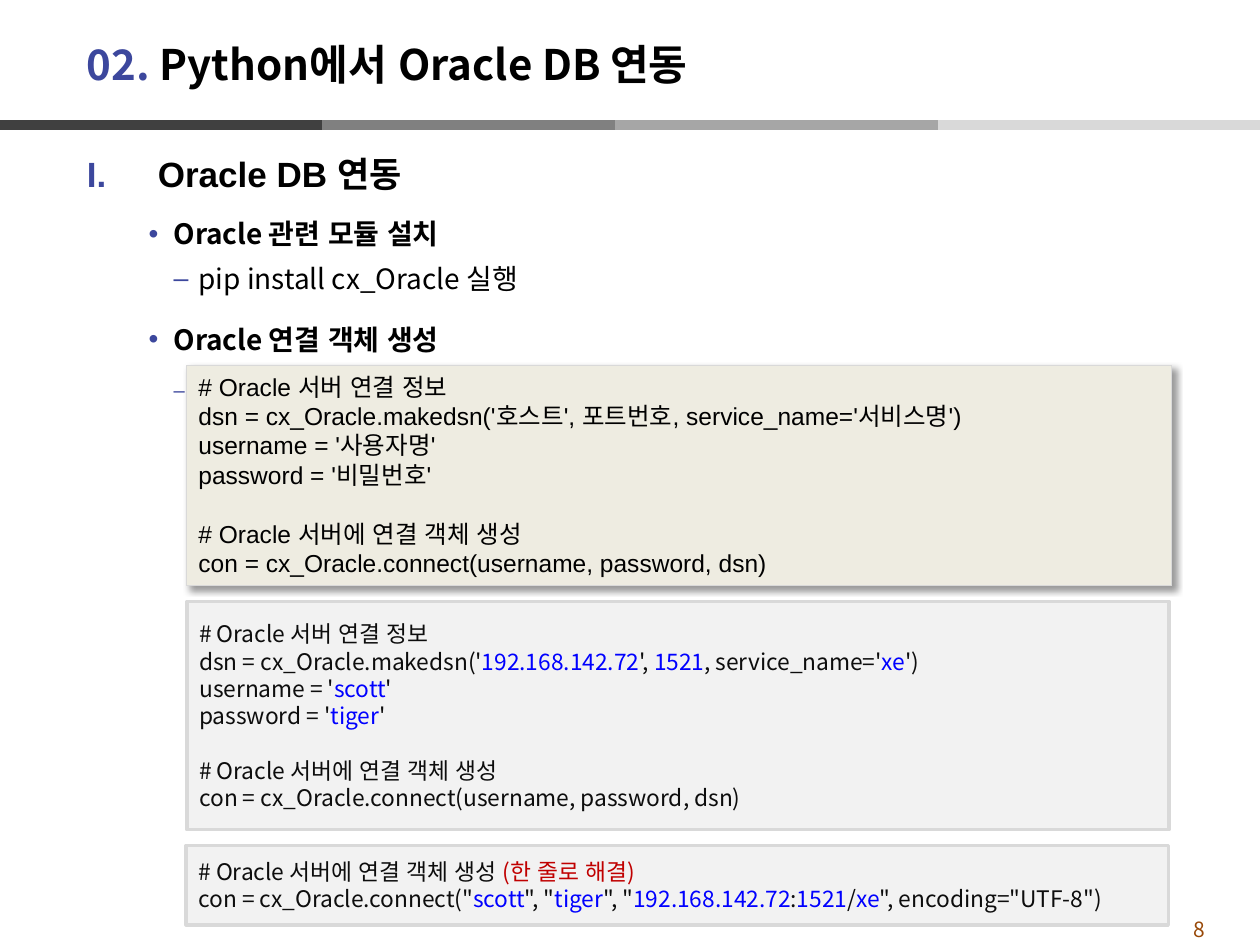
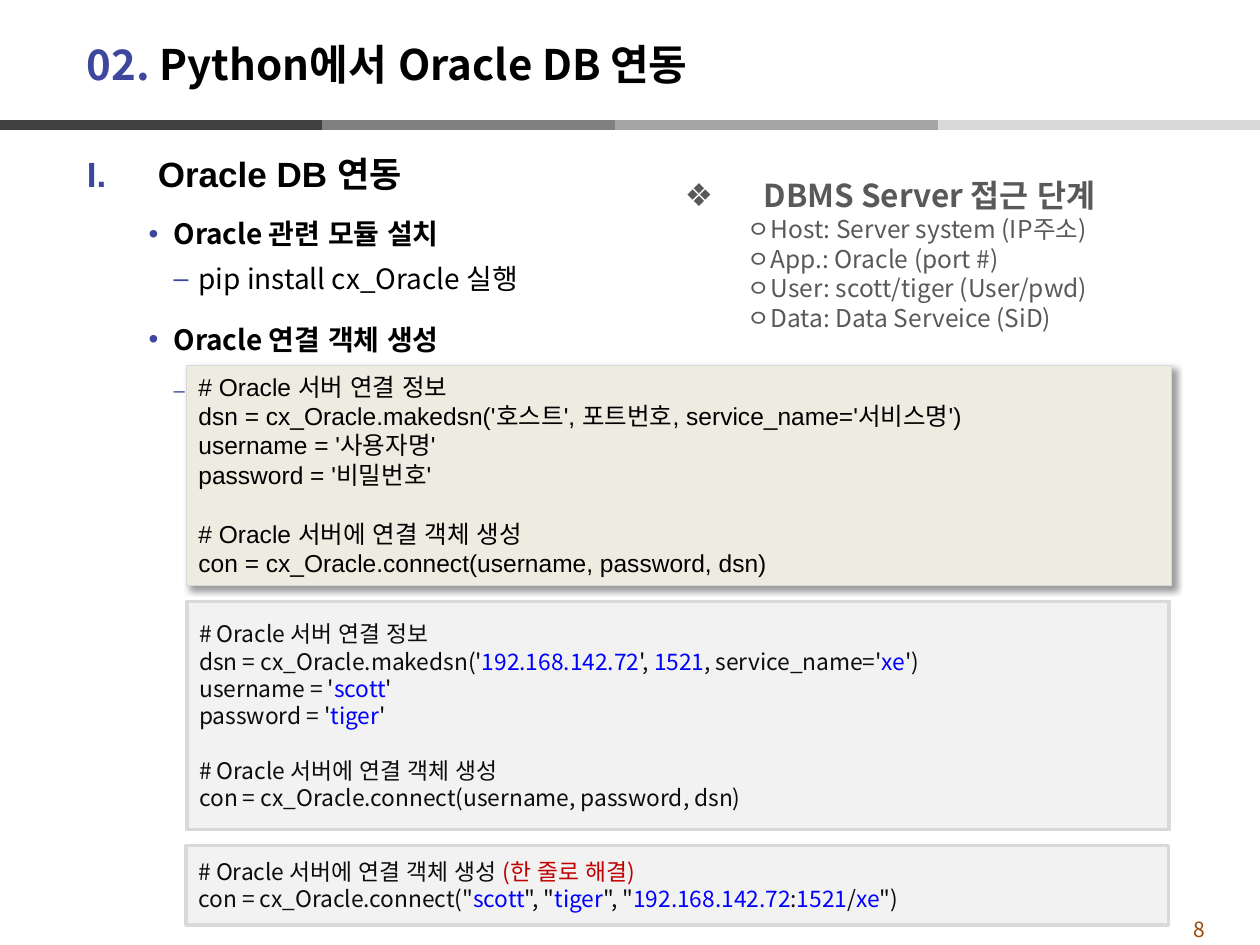
Before and after one commit to dndxor/BCPy, a slide deck: slide 8 of Ch14-Database연동.pptx. Drawn at 1260x945 pixels with LibreOffice and Linux fonts; fonts in the diff are those of the drawing. Boxes give left, top, right and bottom in pixels: in the first picture for what was removed or moved away, otherwise in the second. Text is boxed around its words. In the diff, an @@ line names an element or a change of style, - is before the commit and + after.

```diff
--- a/Ch14-Database연동.pptx
+++ b/Ch14-Database연동.pptx
@@ text added at (x1=748, y1=180, x2=1095, y2=332), 14 pt, text #595959 @@
+❖ DBMS Server 접근 단계
+  ㅇHost: Server system (IP주소)
+  ㅇApp.: Oracle (port #)
+  ㅇUser: scott/tiger (User/pwd)
+  ㅇData: Data Serveice (SiD)
@@ text in rectangle at (x1=198, y1=888, x2=899, y2=913): text changed @@
-con = cx_Oracle.connect("scott", "tiger", "192.168.142.72:1521/xe", encoding="UTF-8")
+con = cx_Oracle.connect("scott", "tiger", "192.168.142.72:1521/xe")
```
Also in this commit, not shown: 11 other slides changed, 1 other file.
